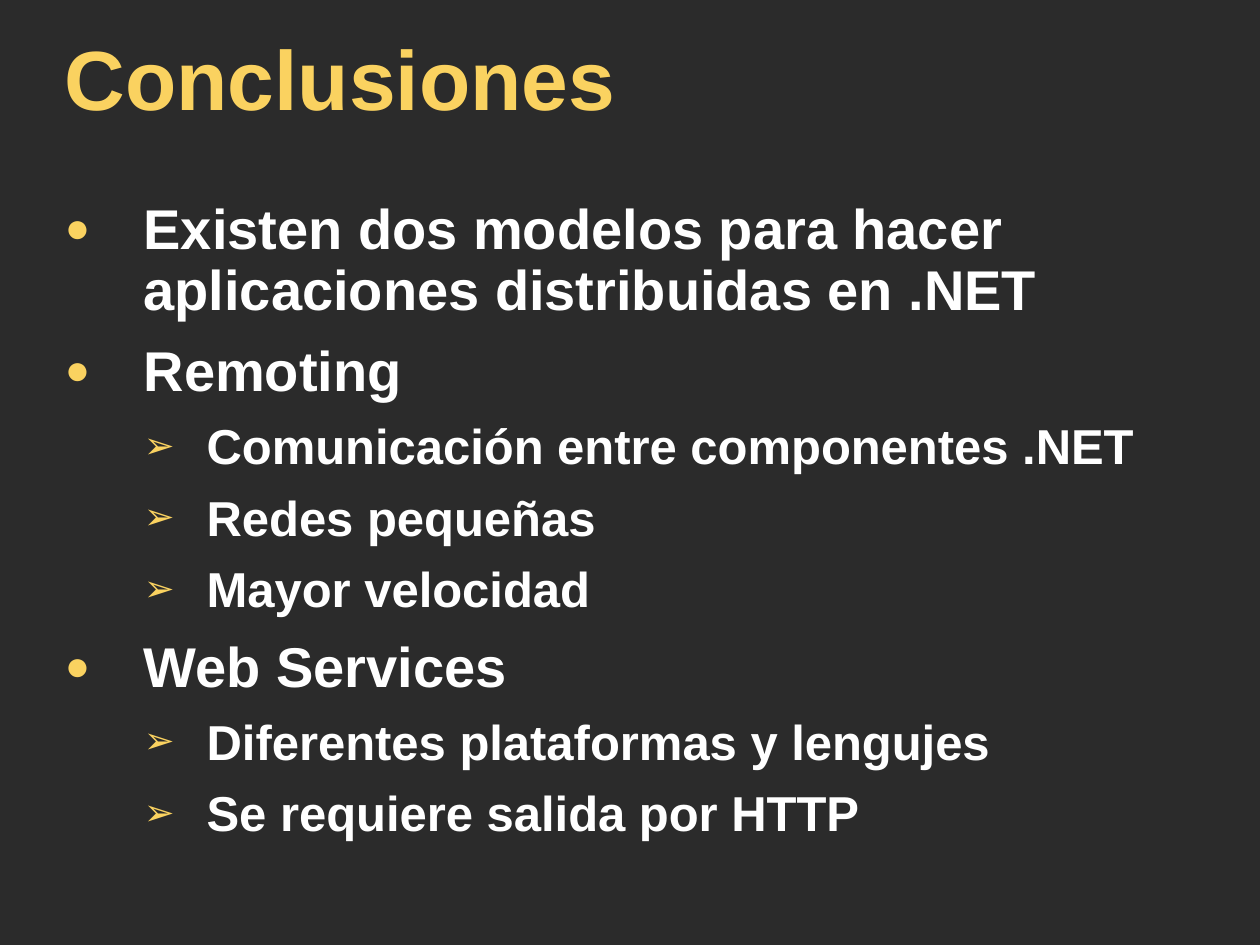
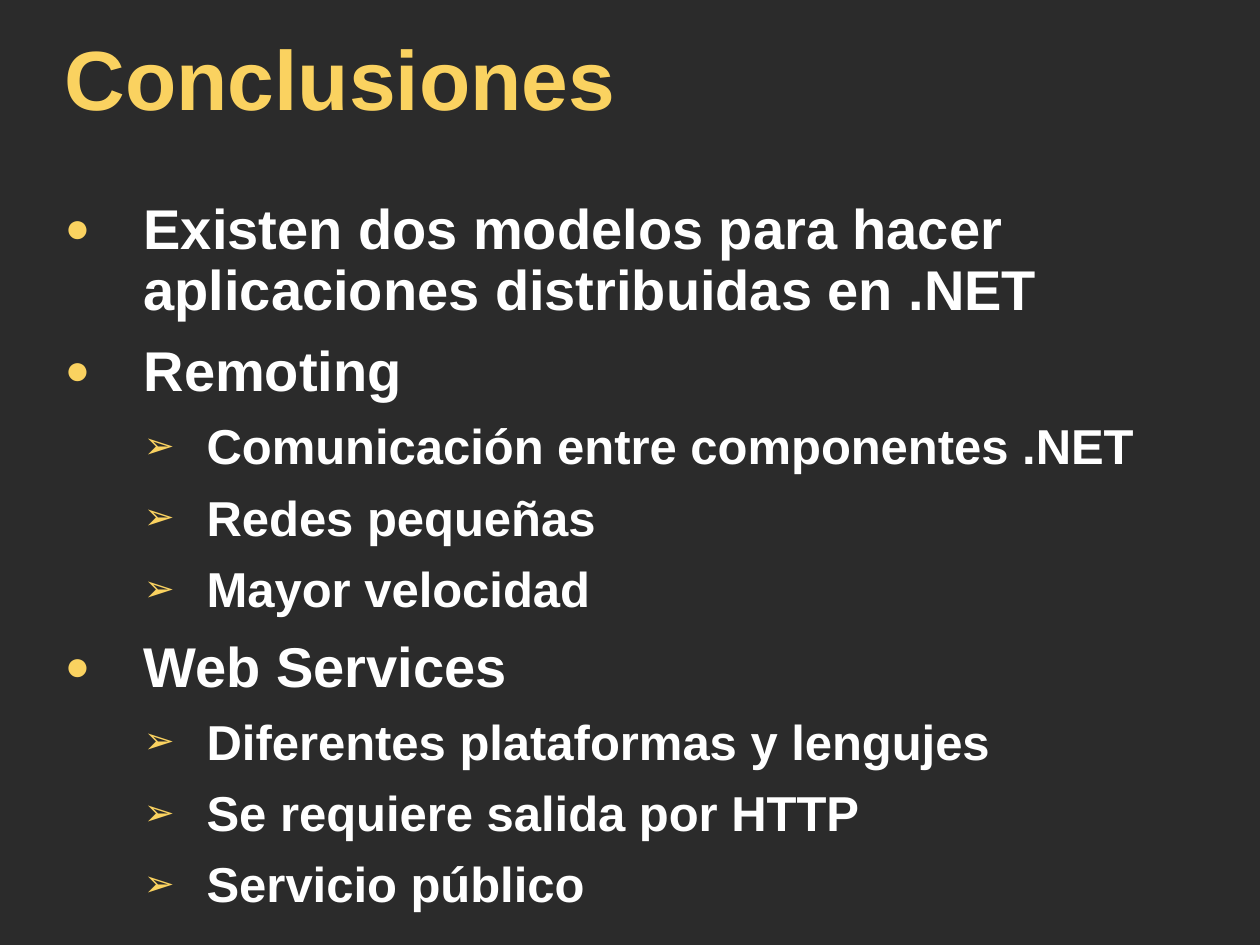
Before and after one commit to luislarrateguy/admrec, a slide deck: slide 16 of presentaciones/presentacionRemotingWS.odp (slide 18 before the commit). Drawn at 1260x945 pixels with LibreOffice and Linux fonts; fonts in the diff are those of the drawing; background and template pictures are left out; a plain dark background stands for a picture behind light text. Boxes give left, top, right and bottom in pixels: in the first picture for what was removed or moved away, otherwise in the second. Text is boxed around its words. In the diff, an @@ line names an element or a change of style, - is before the commit and + after.

```diff
--- a/presentaciones/presentacionRemotingWS.odp
+++ b/presentaciones/presentacionRemotingWS.odp
@@ text at [207, 866, 585, 912]: paragraph added @@
+  ➢ Servicio público
```
Also in this commit, not shown: 2 other slides changed, 2 slides removed.
